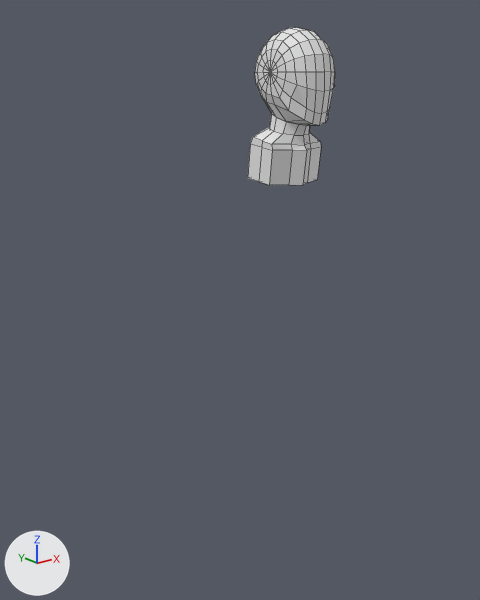
The Blender file 1-dominus-megazord/hello-world.blend, before and after one commit.
Rendered twice from a 50 mm camera at (-3.97, -4.23, 1.9) aimed at (-0.39, 0.24, 0.11). Lighting does not change. The marker at lower left points along +X, +Y and +Z. Mesh edges are drawn as thin lines.

Before the edit, the objects in view are built like this:
```python
me_sphere_004 = bpy.data.meshes.new('Sphere.004')
me_sphere_004.from_pydata(...)  # 145 vertices, 144 faces; spans x 0.0..0.9, y -1.1..1.13, z -2.98..1.03
ob_sphere = bpy.data.objects.new('Sphere', me_sphere_004)
ob_sphere.location = (0.0, 0.0, 2.073)
ob_sphere.scale = (0.312, 0.312, 0.312)
_m = ob_sphere.modifiers.new('Mirror', 'MIRROR')
_m.use_clip = True
```
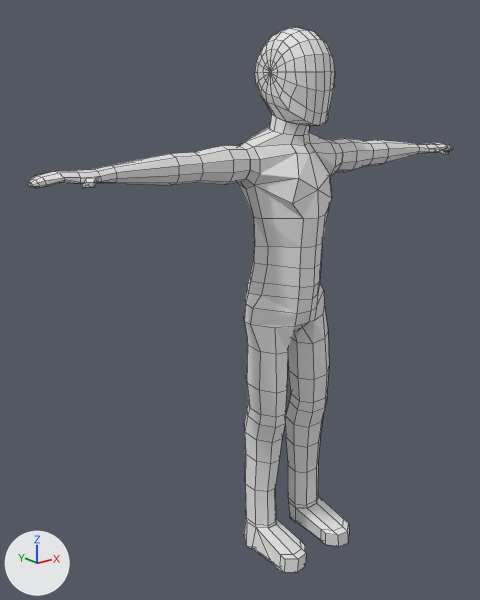
The edits, one by one:
me_sphere_004 is used by ob_sphere; location (0.0, 0.0, 2.073); scale (0.312, 0.312, 0.312).
me_sphere_004 had 145 vertices, 144 faces and spanned x 0.0..0.9, y -1.1..1.13, z -2.98..1.03.
me_sphere_004 now has 503 vertices, 493 faces, 2 loose edges and spans x 0.0..7.37, y -1.77..1.13, z -14.18..1.03.
me_sphere_004 part 1: 10 vertices moved from x 0.0..0.9, y -0.51..1.08, z -2.95..-1.73 to x 0.0..1.71, y -0.97..0.69, z -3.04..-1.82; 6 vertices removed from x 0.0..0.9, y -0.41..0.86, z -2.98..-1.91; 364 vertices added at x 0.0..7.37, y -1.77..1.1, z -14.18..-1.86.

Location of each change, [x1, y1, x2, y2] in pixels of the pictures (480 x 600 px):
'Sphere', reshaped (385% wider, 244% taller): before [248, 27, 335, 185]; after [27, 27, 453, 573]
part 1 of me_sphere_004, built on: before [248, 129, 321, 185]; after [27, 129, 453, 573]
